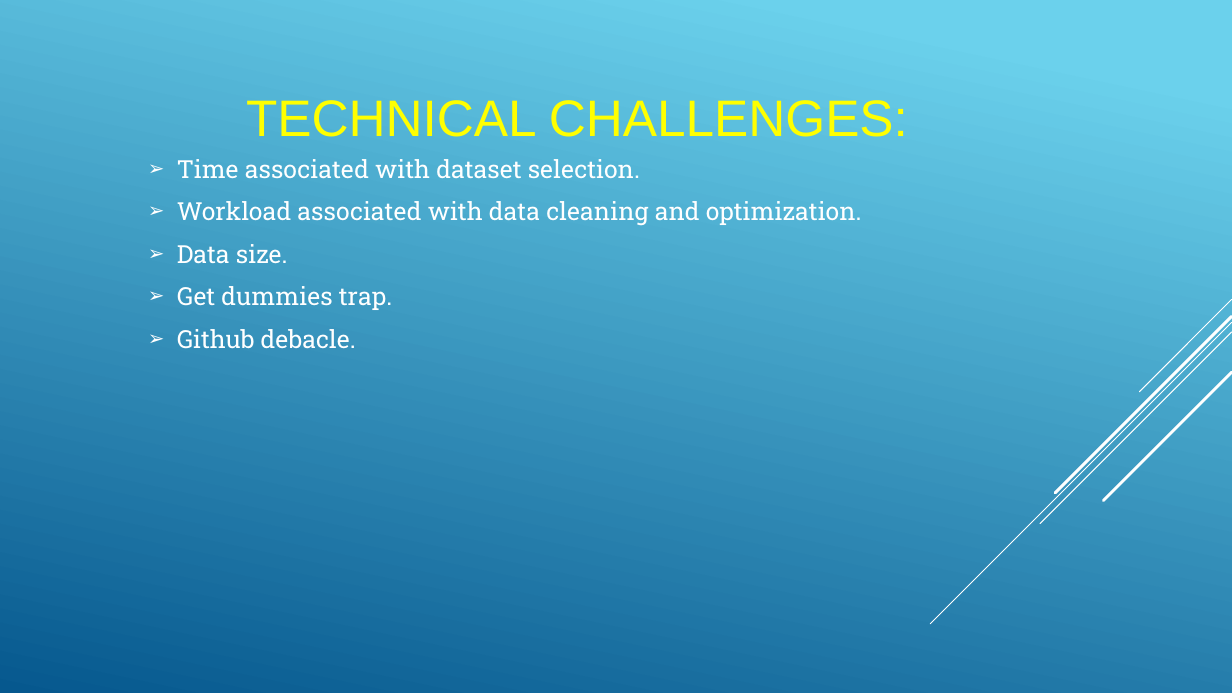
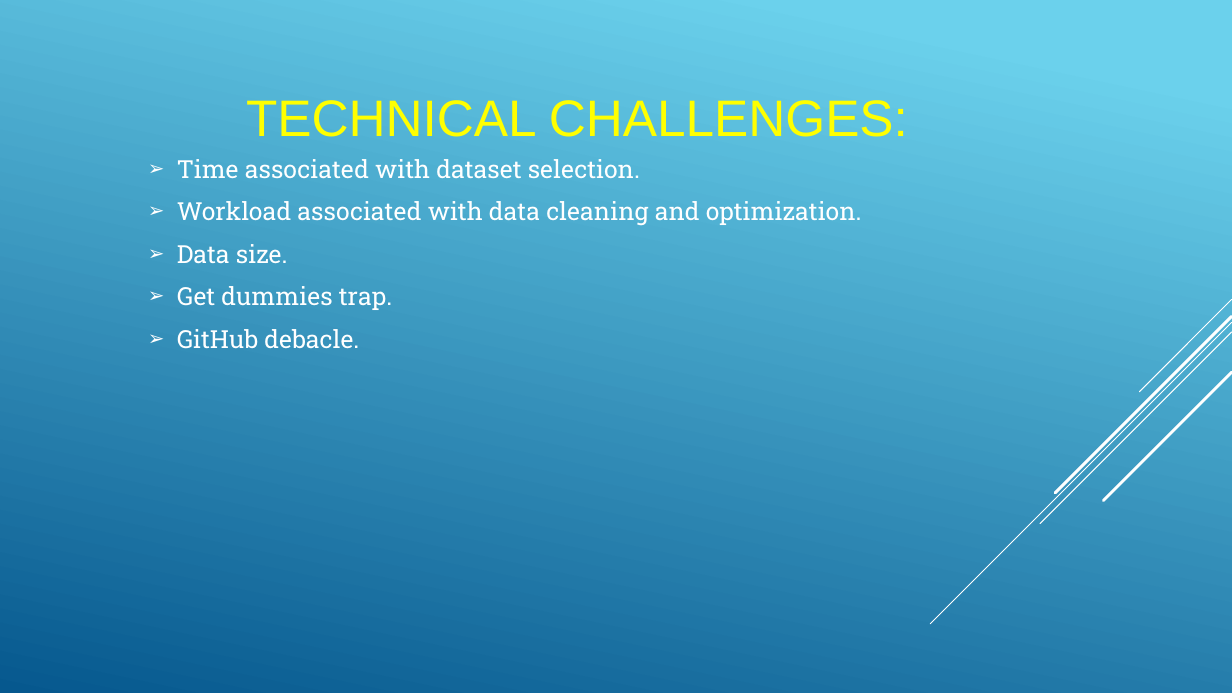
Before and after one commit to rashmirekha27/Loan_Officers, a slide deck: slide 16 of Project4_presentation.pptx. Drawn at 1232x693 pixels with LibreOffice and Linux fonts; fonts in the diff are those of the drawing. Boxes give left, top, right and bottom in pixels: in the first picture for what was removed or moved away, otherwise in the second. Text is boxed around its words. In the diff, an @@ line names an element or a change of style, - is before the commit and + after.

Commit message:
final

```diff
--- a/Project4_presentation.pptx
+++ b/Project4_presentation.pptx
@@ text at (x1=177, y1=329, x2=359, y2=349): text changed @@
-➢ Github debacle.
+➢ GitHub debacle.
```
